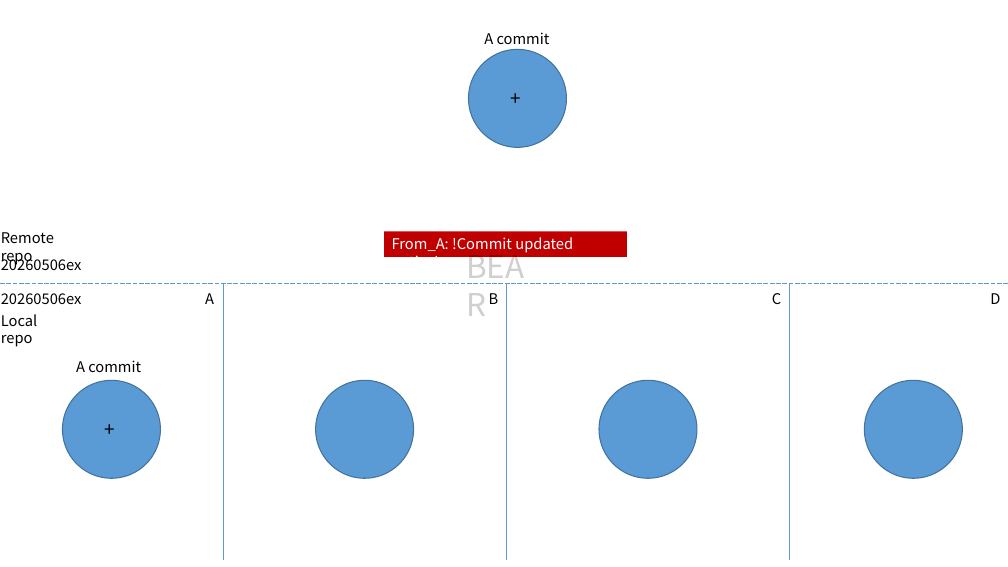
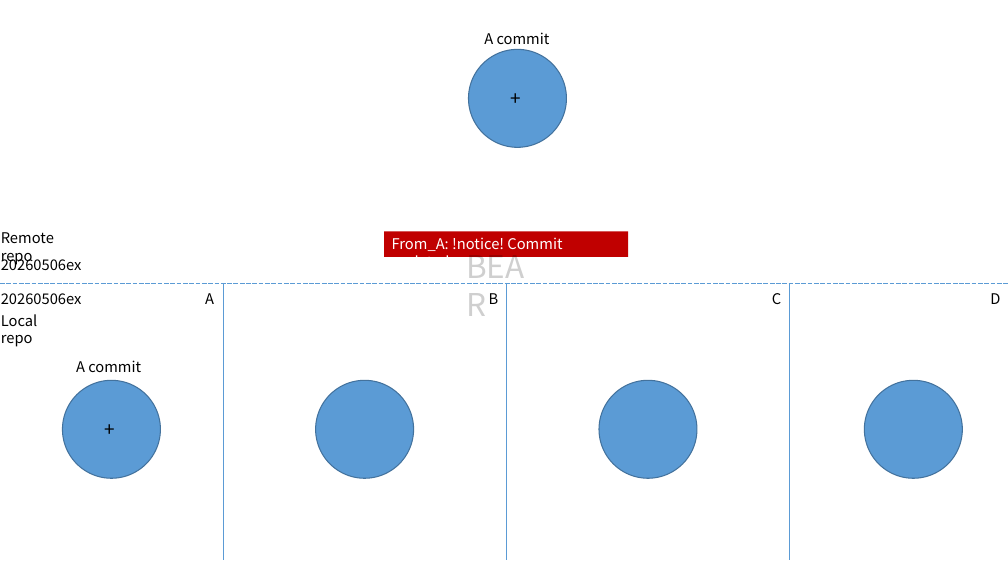
Before and after one commit to rlaeoaud7018/python_ex, a slide deck: slide 3 of git_push_pull_progress.pptx. Drawn at 1008x567 pixels with LibreOffice and Linux fonts; fonts in the diff are those of the drawing. Boxes give left, top, right and bottom in pixels: in the first picture for what was removed or moved away, otherwise in the second. Text is boxed around its words. In the diff, an @@ line names an element or a change of style, - is before the commit and + after.

```diff
--- a/git_push_pull_progress.pptx
+++ b/git_push_pull_progress.pptx
@@ text in rectangle at (392,237,562,257): text changed @@
-From_A: !Commit updated notice!
+From_A: !notice! Commit updated
```
Also in this commit, not shown: 2 other slides changed, 5 other files.
